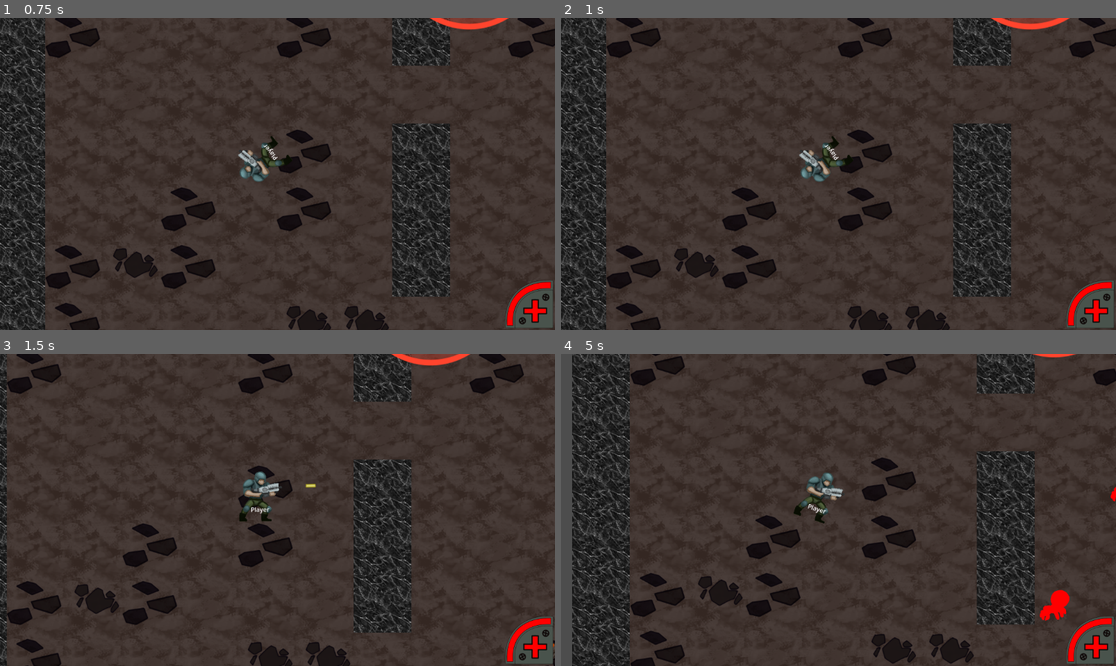
Above: before the commit, frames 1-4 (two rows, left to right).
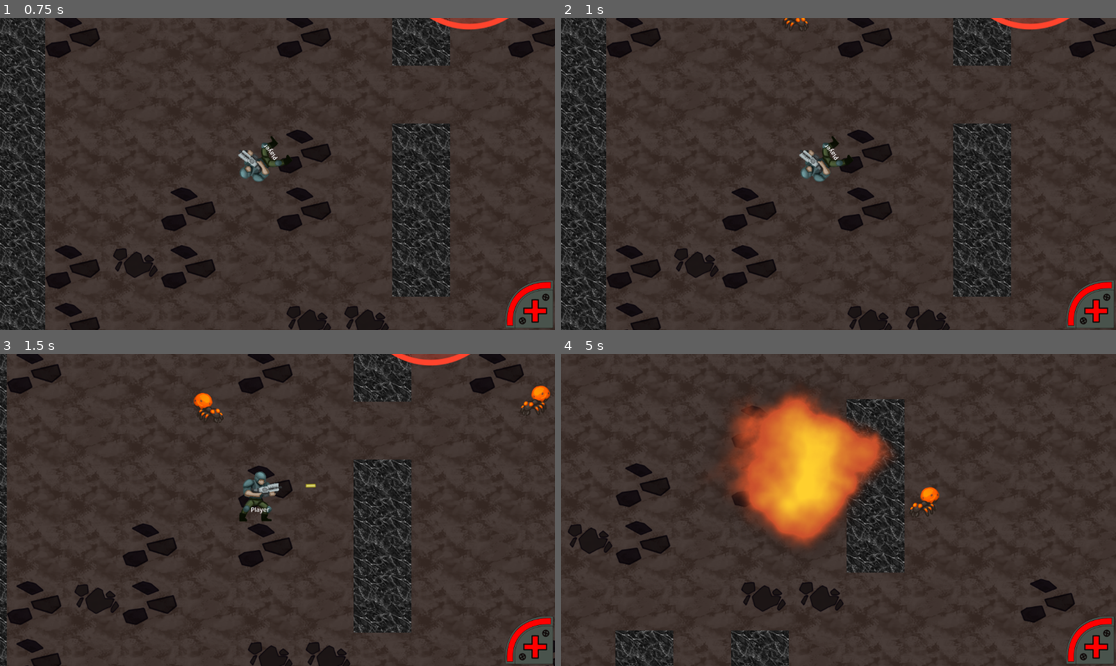
Above: after the commit, the same moments.

Repository: nuzcraft/gdfg-team-4
Game: Godot game, scene res://scenes/title.tscn
The game is run twice, just before and just after one commit, with the same random seed, the same clock (stepped at 60 frames per second) and the same inputs.
Inputs (mouse positions are in pixels of both pictures, inside the frame that each line leads up to):
- Up to frame 1 (0.75 s): click "Play" at 0.5 s
- Up to frame 2 (1 s): no input
- Up to frame 3 (1.5 s): move the mouse to (399, 494) at 1.27 s; hold D (right) from 1.28 s (still down); hold Space (primaryAction) from 1.28 s (still down)
- Up to frame 4 (5 s): move the mouse to (727, 525) at 2.02 s; release D (right) at 2.03 s; release Space (primaryAction) at 2.03 s; hold S (down) 2.03-2.78 s; tap Space (primaryAction) at 2.1, 3.6 s; move the mouse to (894, 441) at 2.77 s; hold D (right) 2.78-3.53 s; hold Space (primaryAction) 2.78-3.53 s; move the mouse to (810, 572) at 3.52 s; hold W (up) 3.53-4.28 s; move the mouse to (1005, 556) at 4.27 s; hold A (left) from 4.28 s (still down); hold Space (primaryAction) from 4.28 s (still down)

Frame 1 is identical in both runs. In frame 2, less than 0.1% of the frame differs, in the area x 39-45%, y 0-4%; in frame 3, 0.4%; in frame 4, 32%, in the area x 0-100%, y 0-100%.

Commit message:
adding shader material for flashing colors

Diff:
--- a/scenes/aoes/lava_aoe.tscn
+++ b/scenes/aoes/lava_aoe.tscn
@@ -6,6 +6,7 @@
 radius = 198.0
 
 [node name="LavaAOE" type="Area2D"]
+z_index = 5
 
 [node name="CollisionShape2D" type="CollisionShape2D" parent="."]
 position = Vector2(0, -1)
--- a/scenes/enemies/lava_ant.gd
+++ b/scenes/enemies/lava_ant.gd
@@ -28,9 +28,14 @@
 		speed = 200
 	else :
 		speed = 300
-	if health <= 0 or (animation_player.current_animation == 'primed' and animation_player.is_playing()):
+	if health <= 0 or (animation_player.current_animation == 'primed' and animation_player.is_playing()) \
+		or animated_sprite_2d.animation == 'explode':
 		speed = 0
 	var direction = (Globals.player_pos - position).normalized()
+	if direction.x > 0:
+		animated_sprite_2d.flip_h = true
+	else:
+		animated_sprite_2d.flip_h = false
 	velocity = direction * speed
 	move_and_slide()
 
@@ -51,6 +56,8 @@
 func _on_explode_timer_timeout():
 	if player_near:
 		explode()
+	else:
+		animation_player.play("RESET")
 
 func summon_lava_aoe():
 	lava_aoe.emit(position)
--- a/scenes/enemies/lava_ant.tscn
+++ b/scenes/enemies/lava_ant.tscn
@@ -1,7 +1,7 @@
-[gd_scene load_steps=16 format=3 uid="uid://d1mr1jwoop6vc"]
+[gd_scene load_steps=15 format=3 uid="uid://d1mr1jwoop6vc"]
 
 [ext_resource type="Script" uid="uid://d13keqcgktvc4" path="res://scenes/enemies/lava_ant.gd" id="1_1ih35"]
-[ext_resource type="Shader" uid="uid://che53ctbfdnlm" path="res://shaders/flash.gdshader" id="2_ey3sv"]
+[ext_resource type="Material" uid="uid://cgls8su2rfgsh" path="res://shaders/flash_shader_material.tres" id="2_ey3sv"]
 [ext_resource type="Texture2D" uid="uid://b81ffq8me01cd" path="res://assets/Lava_Ant.png" id="2_pu7h8"]
 [ext_resource type="Texture2D" uid="uid://d1fwd3fbx5r6m" path="res://PlaceholderAssets/Explosion/explosion00.png" id="3_jkuyd"]
 [ext_resource type="Texture2D" uid="uid://km2ift1ystl0" path="res://PlaceholderAssets/Explosion/explosion01.png" id="4_ey3sv"]
@@ -13,11 +13,6 @@
 
 [sub_resource type="CircleShape2D" id="CircleShape2D_54yyh"]
 radius = 200.212
-
-[sub_resource type="ShaderMaterial" id="ShaderMaterial_ba1pi"]
-shader = ExtResource("2_ey3sv")
-shader_parameter/active = false
-shader_parameter/color = Color(1, 1, 1, 1)
 
 [sub_resource type="SpriteFrames" id="SpriteFrames_bm7qs"]
 animations = [{
@@ -47,6 +42,33 @@
 "speed": 10.0
 }]
 
+[sub_resource type="Animation" id="Animation_ba1pi"]
+length = 0.001
+tracks/0/type = "value"
+tracks/0/imported = false
+tracks/0/enabled = true
+tracks/0/path = NodePath("AnimatedSprite2D:material:shader_parameter/active")
+tracks/0/interp = 1
+tracks/0/loop_wrap = true
+tracks/0/keys = {
+"times": PackedFloat32Array(0),
+"transitions": PackedFloat32Array(1),
+"update": 1,
+"values": [false]
+}
+tracks/1/type = "value"
+tracks/1/imported = false
+tracks/1/enabled = true
+tracks/1/path = NodePath("AnimatedSprite2D:material:shader_parameter/color")
+tracks/1/interp = 1
+tracks/1/loop_wrap = true
+tracks/1/keys = {
+"times": PackedFloat32Array(0),
+"transitions": PackedFloat32Array(1),
+"update": 0,
+"values": [Color(1, 1, 1, 1)]
+}
+
 [sub_resource type="Animation" id="Animation_ey3sv"]
 resource_name = "hit"
 length = 0.25
@@ -61,33 +83,6 @@
 "transitions": PackedFloat32Array(1, 1, 1),
 "update": 1,
 "values": [true, false, false]
-}
-tracks/1/type = "value"
-tracks/1/imported = false
-tracks/1/enabled = true
-tracks/1/path = NodePath("AnimatedSprite2D:material:shader_parameter/color")
-tracks/1/interp = 1
-tracks/1/loop_wrap = true
-tracks/1/keys = {
-"times": PackedFloat32Array(0),
-"transitions": PackedFloat32Array(1),
-"update": 0,
-"values": [Color(1, 1, 1, 1)]
-}
-
-[sub_resource type="Animation" id="Animation_ba1pi"]
-length = 0.001
-tracks/0/type = "value"
-tracks/0/imported = false
-tracks/0/enabled = true
-tracks/0/path = NodePath("AnimatedSprite2D:material:shader_parameter/active")
-tracks/0/interp = 1
-tracks/0/loop_wrap = true
-tracks/0/keys = {
-"times": PackedFloat32Array(0),
-"transitions": PackedFloat32Array(1),
-"update": 1,
-"values": [false]
 }
 tracks/1/type = "value"
 tracks/1/imported = false
@@ -140,6 +135,7 @@
 }
 
 [node name="LavaAnt" type="CharacterBody2D"]
+z_index = 10
 collision_layer = 2
 collision_mask = 13
 script = ExtResource("1_1ih35")
@@ -155,7 +151,7 @@
 shape = SubResource("CircleShape2D_54yyh")
 
 [node name="AnimatedSprite2D" type="AnimatedSprite2D" parent="."]
-material = SubResource("ShaderMaterial_ba1pi")
+material = ExtResource("2_ey3sv")
 sprite_frames = SubResource("SpriteFrames_bm7qs")
 
 [node name="ExplodeTimer" type="Timer" parent="."]
--- a/scenes/game.gd
+++ b/scenes/game.gd
@@ -1,11 +1,16 @@
 extends Node2D
 
 var lava_aoe_scene = preload("res://scenes/aoes/lava_aoe.tscn")
+
+func _ready() -> void:
+	for enemy in $Enemies.get_children():
+		if enemy is LavaAnt:
+			enemy.connect("lava_aoe", _on_lava_ant_lava_aoe)
 
 func create_lava_aoe(pos):
 	var aoe = lava_aoe_scene.instantiate() as Area2D
 	aoe.position = pos
 	$AOEs.add_child(aoe)
 
-func _on_proto_lava_ant_lava_aoe(pos):
+func _on_lava_ant_lava_aoe(pos):
 	create_lava_aoe(pos)
--- a/scenes/game.tscn
+++ b/scenes/game.tscn
@@ -23,36 +23,20 @@
 [node name="AOEs" type="Node" parent="."]
 
 [node name="LavaAOE" parent="AOEs" instance=ExtResource("6_kvpfn")]
-z_index = 10
 position = Vector2(501, -439)
 collision_layer = 8
 collision_mask = 3
 
 [node name="Enemies" type="Node" parent="."]
 
-[node name="ProtoLavaAnt" parent="Enemies" instance=ExtResource("5_vtaks")]
-z_index = 10
-position = Vector2(1092, 586)
+[node name="LavaAnt" parent="Enemies" instance=ExtResource("5_vtaks")]
+position = Vector2(1035, -234)
 
-[node name="ProtoLavaAnt2" parent="Enemies" instance=ExtResource("5_vtaks")]
-z_index = 10
-position = Vector2(1950, -249)
-
-[node name="ProtoLavaAnt3" parent="Enemies" instance=ExtResource("5_vtaks")]
-z_index = 10
-position = Vector2(2780, 841)
-
-[node name="ProtoLavaAnt4" parent="Enemies" instance=ExtResource("5_vtaks")]
-z_index = 10
-position = Vector2(2539, 2168)
+[node name="LavaAnt2" parent="Enemies" instance=ExtResource("5_vtaks")]
+position = Vector2(-138, -401)
 
 [node name="Hero" parent="." instance=ExtResource("3_iywne")]
 position = Vector2(-42, 96)
 collision_mask = 14
 
 [node name="Hud" parent="." instance=ExtResource("6_p57ef")]
-
-[connection signal="lava_aoe" from="Enemies/ProtoLavaAnt" to="." method="_on_proto_lava_ant_lava_aoe"]
-[connection signal="lava_aoe" from="Enemies/ProtoLavaAnt2" to="." method="_on_proto_lava_ant_lava_aoe"]
-[connection signal="lava_aoe" from="Enemies/ProtoLavaAnt3" to="." method="_on_proto_lava_ant_lava_aoe"]
-[connection signal="lava_aoe" from="Enemies/ProtoLavaAnt4" to="." method="_on_proto_lava_ant_lava_aoe"]
--- a/shaders/flash_shader_material.tres
+++ b/shaders/flash_shader_material.tres
@@ -3,6 +3,7 @@
 [ext_resource type="Shader" uid="uid://che53ctbfdnlm" path="res://shaders/flash.gdshader" id="1_1quyw"]
 
 [resource]
+resource_local_to_scene = true
 shader = ExtResource("1_1quyw")
 shader_parameter/active = false
 shader_parameter/color = Color(1, 1, 1, 1)
